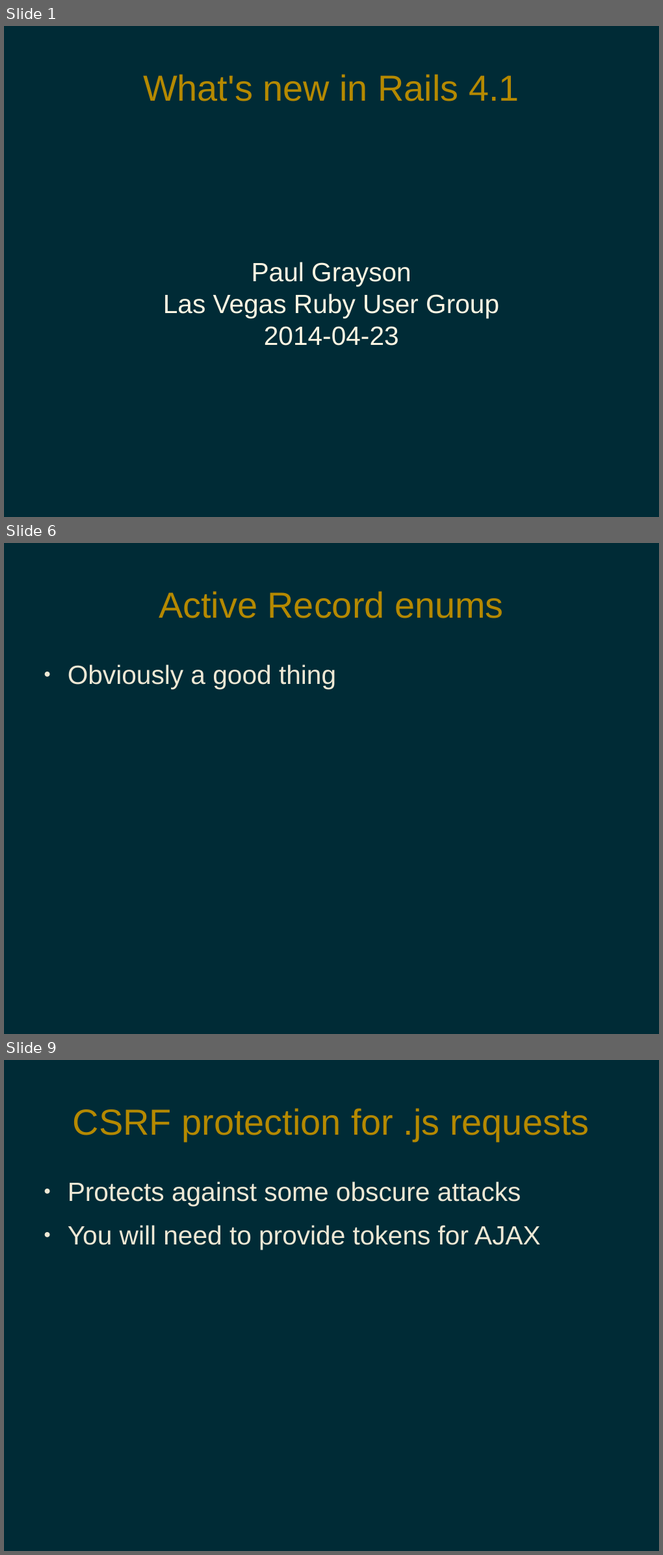
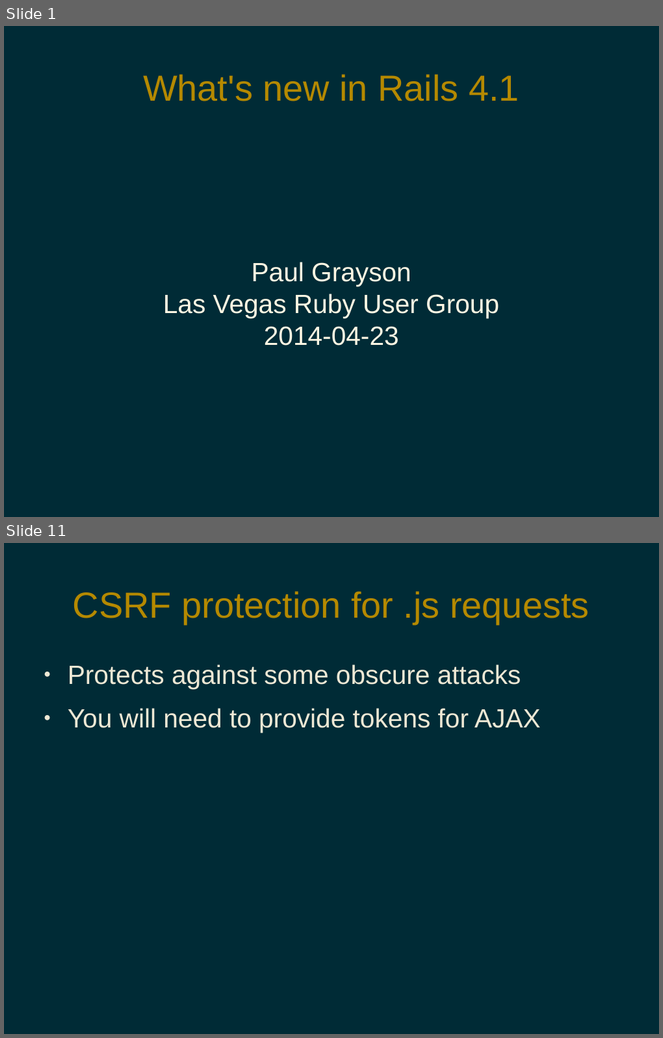
Before and after one commit to pdg137/rails41-pres, a slide deck: new-in-rails-4-1.odp. Shown one above the other, each under a label of ours: slides 1, 6 and 9 before the commit, slides 1 and 11 after it; the slides between them are not shown. The pictures are 663x1555 and 663x1038 pixels, drawn with LibreOffice and Linux fonts; fonts in the diff are those of the drawing. Boxes give left, top, right and bottom in pixels: in the first picture for what was removed or moved away, otherwise in the second. Text is boxed around its words. In the diff, an @@ line names an element or a change of style, - is before the commit and + after.

```diff
--- a/new-in-rails-4-1.odp
+++ b/new-in-rails-4-1.odp
@@ slide 6 removed at bbox=[4, 543, 659, 1034], background #002B36 @@
@@ title removed at bbox=[159, 591, 504, 618] @@
-Active Record enums
@@ text removed at bbox=[68, 665, 336, 689] @@
-● Obviously a good thing
@@ what was slide 9 is now slide 11 @@
```
Also in this commit, not shown: 5 slides changed, 6 slides added, 2 other slides removed.
